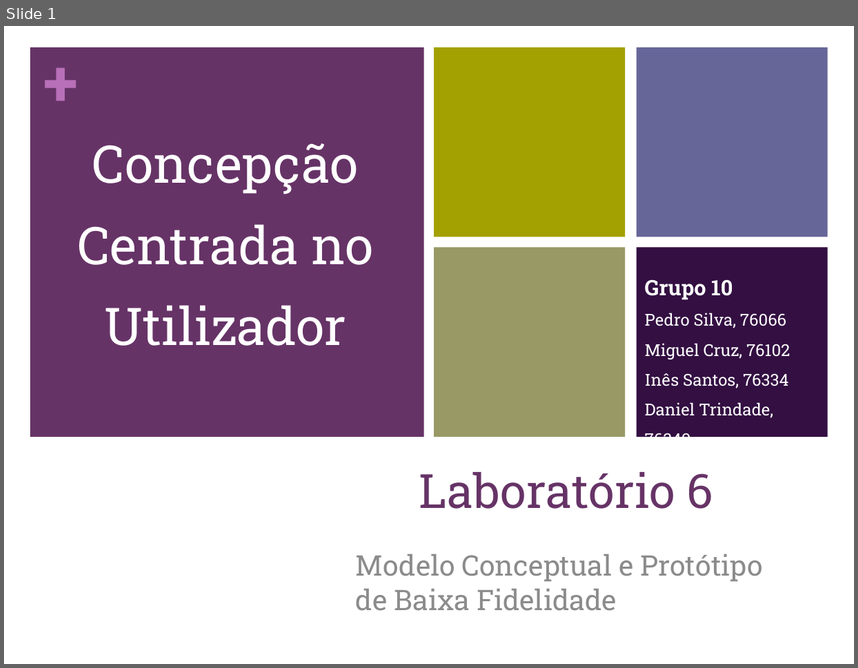
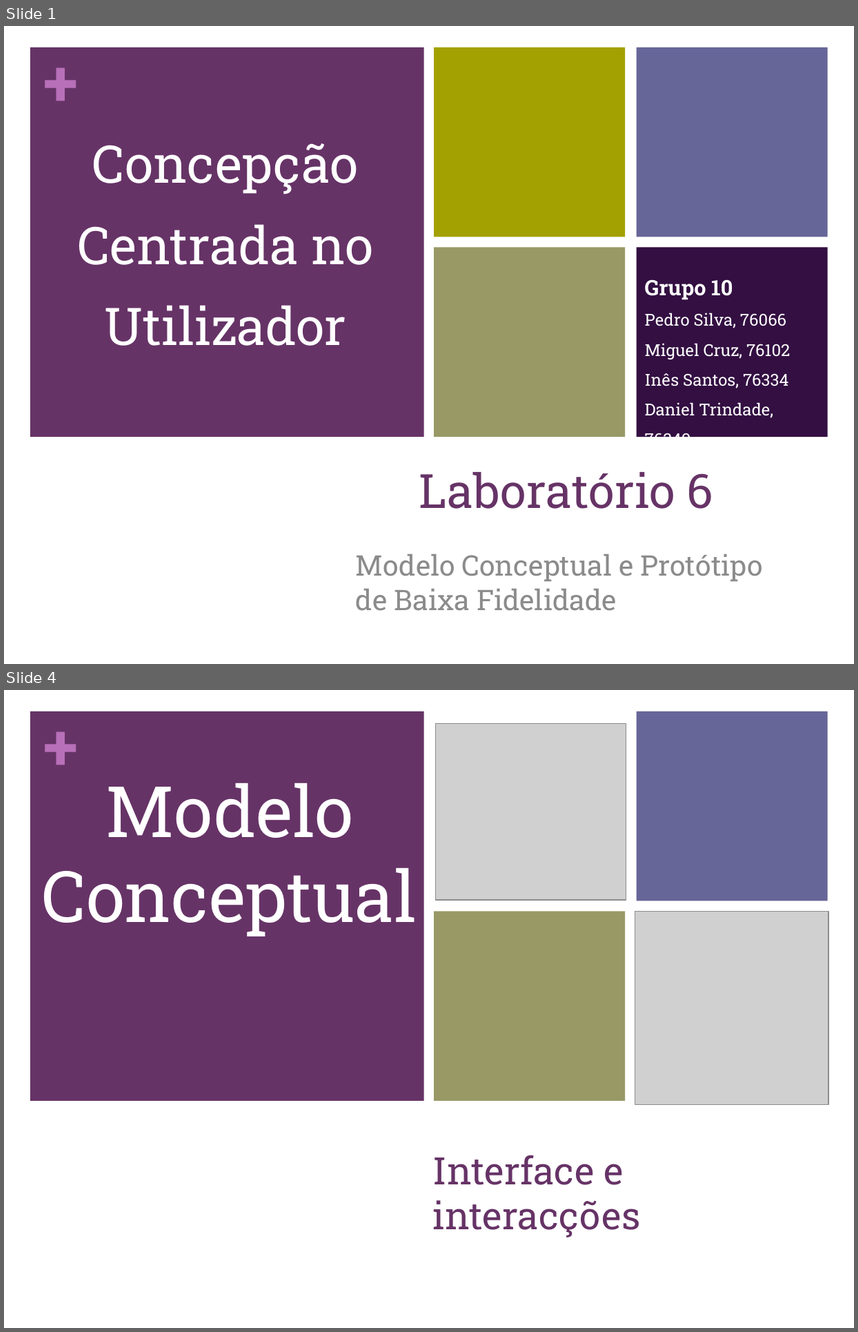
Before and after one commit to carboned4/C_C_U-2015-10, a slide deck: Aula 06/G10 - Apresentacao - Lab05.pptx. Shown one above the other, each under a label of ours: slide 1 before the commit, slides 1 and 4 after it; the slides between them are not shown. The pictures are 858x668 and 858x1332 pixels, drawn with LibreOffice and Linux fonts; fonts in the diff are those of the drawing; grey boxes stand for pictures. Boxes give left, top, right and bottom in pixels: in the first picture for what was removed or moved away, otherwise in the second. Text is boxed around its words. In the diff, an @@ line names an element or a change of style, - is before the commit and + after.

Commit message:
modelo + ppt

```diff
--- a/Aula 06/G10 - Apresentacao - Lab05.pptx
+++ b/Aula 06/G10 - Apresentacao - Lab05.pptx
@@ slide 4 added at (4, 690, 854, 1328), background #FFFFFF; not listed: 4 template elements that a slide beside it also shows @@
@@ picture added at (436, 723, 626, 899) @@
@@ text added at (41, 783, 417, 936), 60 pt, text #FFFFFF @@
+Modelo Conceptual
@@ picture added at (635, 911, 829, 1105) @@
@@ title added at (433, 1154, 640, 1237), 32 pt, text #663366 @@
+Interface e interacções
```
Also in this commit, not shown: 3 slides changed, 7 other slides added, 2 slides removed, 1 other file.
